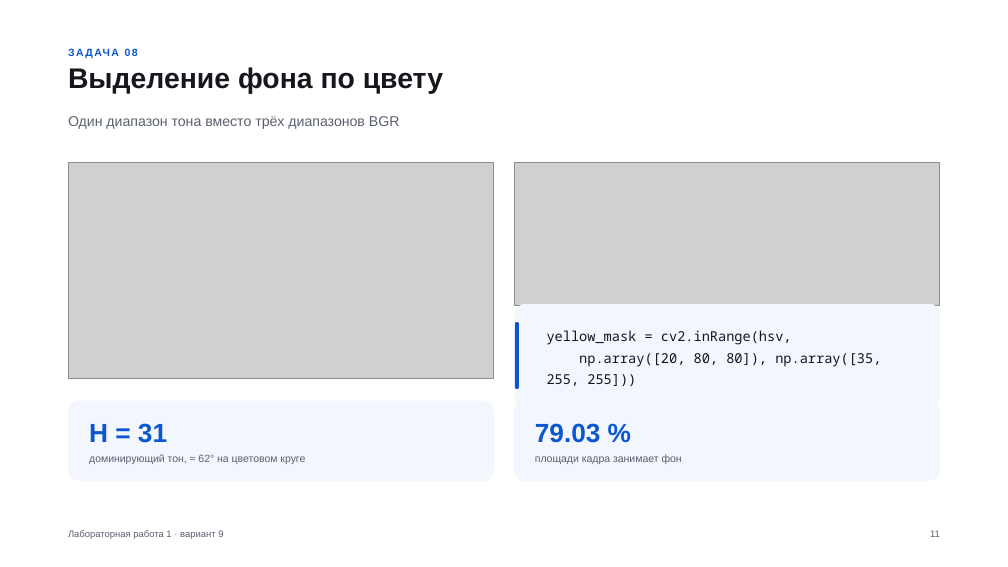
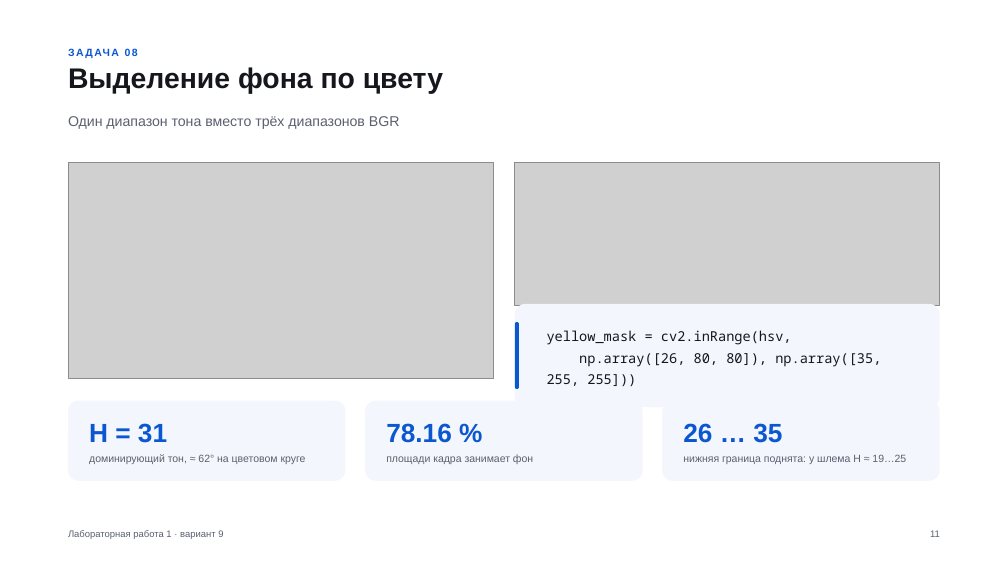
Before and after one commit to stepanshepilov/TSU_CV, a slide deck: slide 11 of lab1/Лабораторная_1_вариант_9.pptx. Drawn at 1008x567 pixels with LibreOffice and Linux fonts; fonts in the diff are those of the drawing; grey boxes stand for pictures. Boxes give left, top, right and bottom in pixels: in the first picture for what was removed or moved away, otherwise in the second. Text is boxed around its words. In the diff, an @@ line names an element or a change of style, - is before the commit and + after.

```diff
--- a/lab1/Лабораторная_1_вариант_9.pptx
+++ b/lab1/Лабораторная_1_вариант_9.pptx
@@ text at (x1=547, y1=353, x2=881, y2=386): text changed @@
-np.array([20, 80, 80]), np.array([35, 255, 255]))
+np.array([26, 80, 80]), np.array([35, 255, 255]))
@@ rounded rectangle resized from (x1=68, y1=401, x2=494, y2=481) to (x1=68, y1=401, x2=346, y2=481) @@
@@ rounded rectangle resized from (x1=513, y1=401, x2=939, y2=481) to (x1=365, y1=401, x2=643, y2=481) @@
@@ rounded rectangle added at (x1=662, y1=401, x2=940, y2=481), fill #F3F6FC @@
@@ text added at (x1=386, y1=423, x2=452, y2=443), 25 pt, text #0B57D0, bold @@
+78.16 %
@@ text removed at (x1=535, y1=423, x2=601, y2=443) @@
-79.03 %
@@ text added at (x1=683, y1=423, x2=782, y2=443), 25 pt, text #0B57D0, bold @@
+26 … 35
@@ text "площади кадра занимает фон" moved from (x1=535, y1=454, x2=682, y2=464) to (x1=386, y1=454, x2=533, y2=464) @@
@@ text added at (x1=683, y1=454, x2=906, y2=464), 10 pt, text #5B6070 @@
+нижняя граница поднята: у шлема H ≈ 19…25
```
Also in this commit, not shown: 2 other slides changed, 7 other files.
